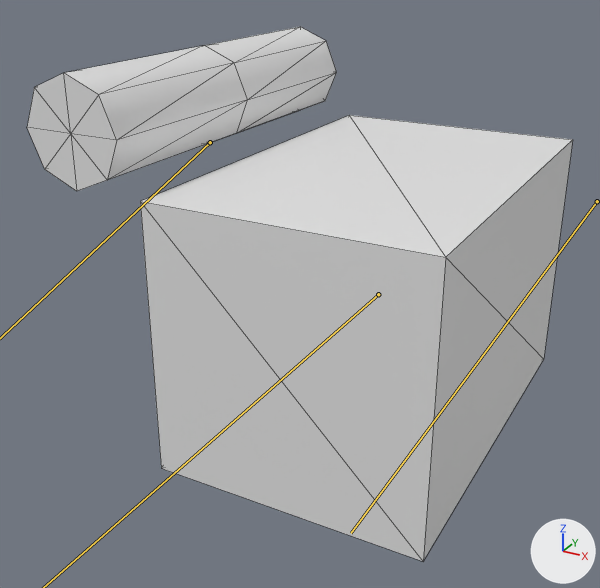
Renders of the FBX model Assets/Resources/Models/Games/BuiltToScaleDS/ElevatorWithRod.fbx from each side of a commit.
Camera for both pictures: a camera (50 mm lens) standing at (27.3, -184.7, 54.7) and looking at (-6.5, -123.1, 23.9). Arrows for +X, +Y and +Z are at lower right; the lights stay in place. The bones that bend it are drawn over the model as lines. Mesh edges are drawn as thin lines.

Names of what the first picture shows: 'elevator.001'.
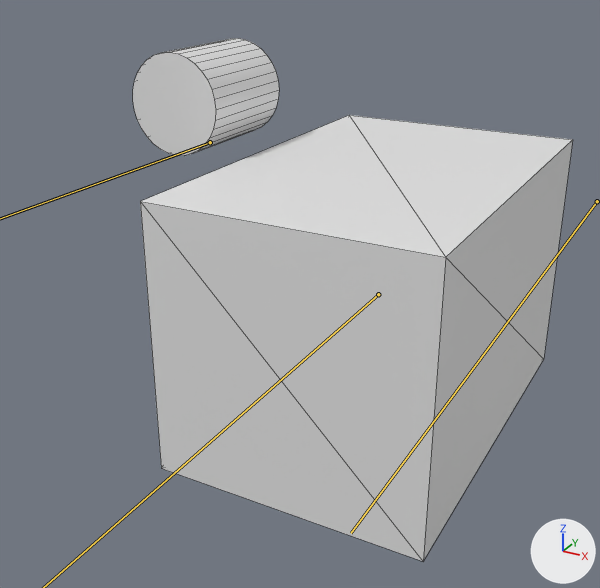
The newer file adds an action. The first version stands in its rest pose; the second is drawn at frame 1 of the action 'elevator|elevator|elevator|elevator_wait_elevator|elevator|elevator_wait'.

The edits, one by one:
Bone 'bullet' (bone_bullet) is rescaled from (1.0, 1.0, 1.0) to (1.0, 0.3, 1.0).

What differs and where, as boxes (x1, y1, x2, y2) in the pictures (600 x 588 px):
'elevator.001', posed (19% narrower): before (27, 27, 573, 561); after (133, 38, 573, 561)
